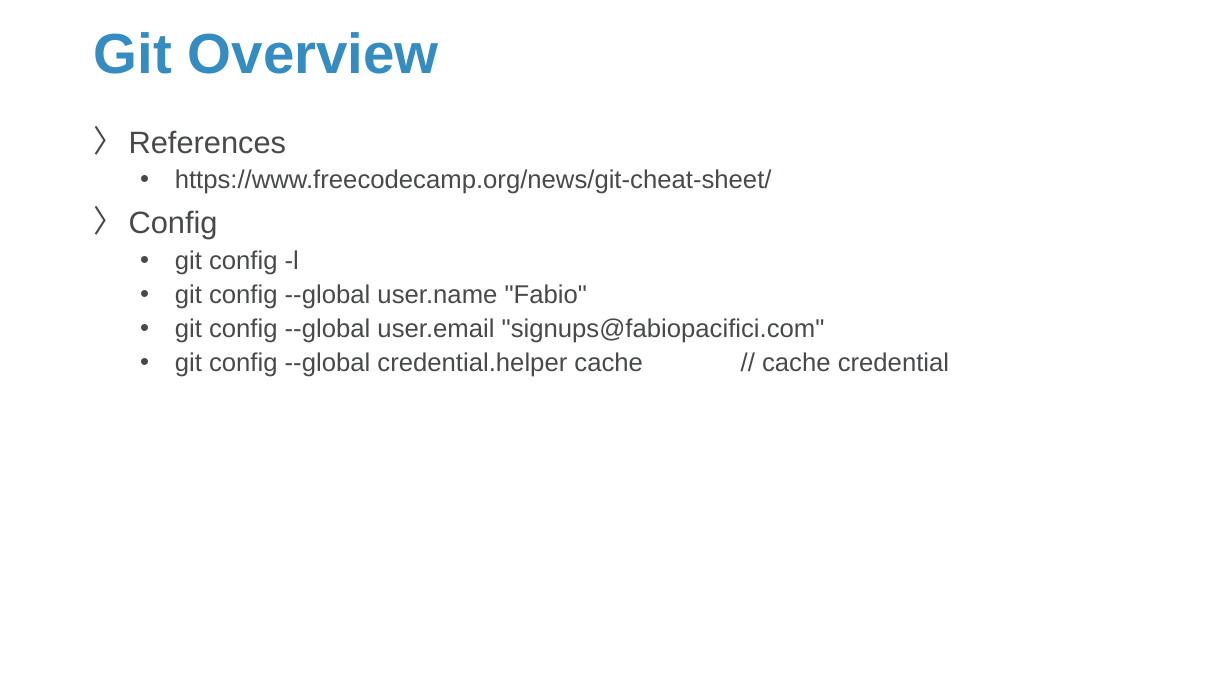
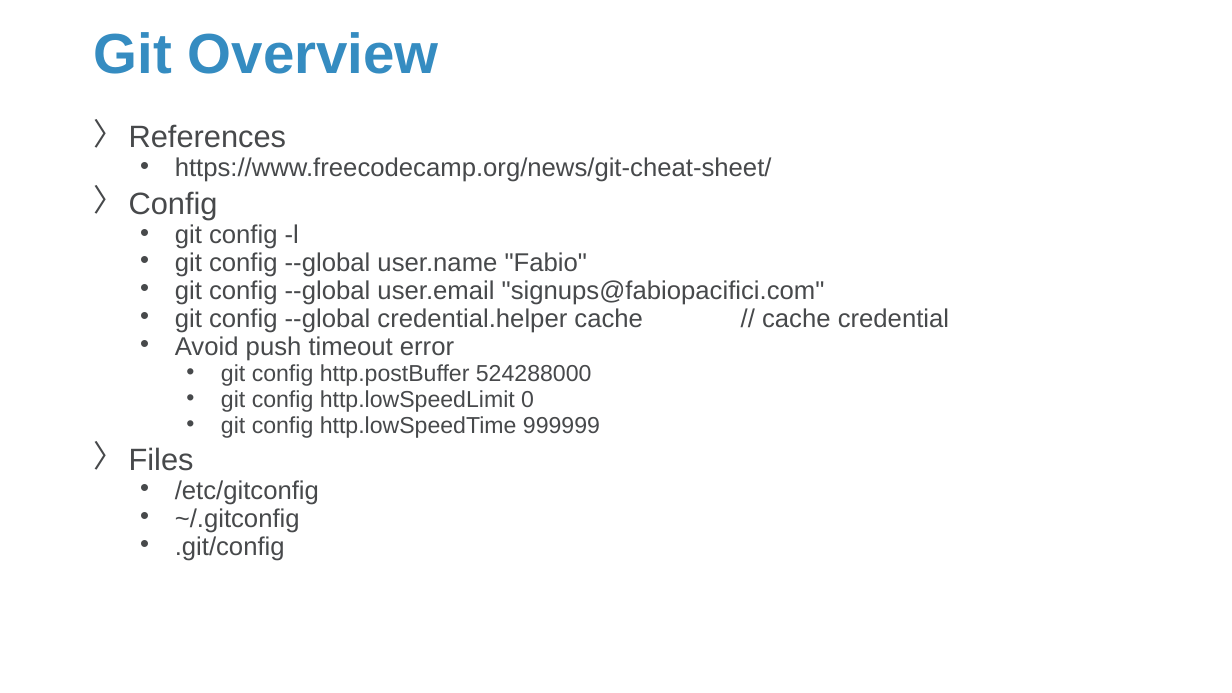
Before and after one commit to Sparks-Lu/TechNotes, a slide deck: slide 52 of Linux/Linux_Notes.pptx (slide 45 before the commit). Drawn at 1232x693 pixels with LibreOffice and Linux fonts; fonts in the diff are those of the drawing; background and template pictures are left out. Boxes give left, top, right and bottom in pixels: in the first picture for what was removed or moved away, otherwise in the second. Text is boxed around its words. In the diff, an @@ line names an element or a change of style, - is before the commit and + after.

```diff
--- a/Linux/Linux_Notes.pptx
+++ b/Linux/Linux_Notes.pptx
@@ text at [129,124,949,333]: line spacing 0.9 to 0.7 @@
@@ text at [175,336,600,561]: paragraphs added @@
+  • Avoid push timeout error
+    • git config http.postBuffer 524288000
+    • git config http.lowSpeedLimit 0
+    • git config http.lowSpeedTime 999999
+〉 Files
+  • /etc/gitconfig
+  • ~/.gitconfig
+  • .git/config
```
Also in this commit, not shown: 18 other slides changed, 11 slides added, 16 other files.
